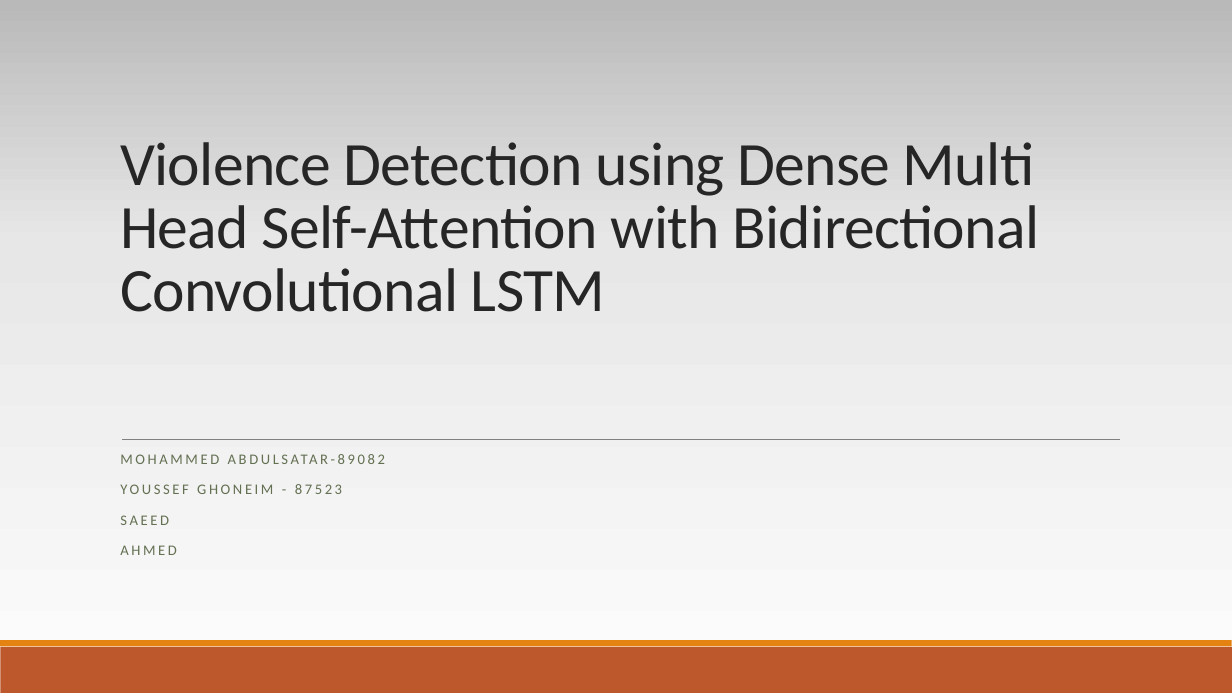
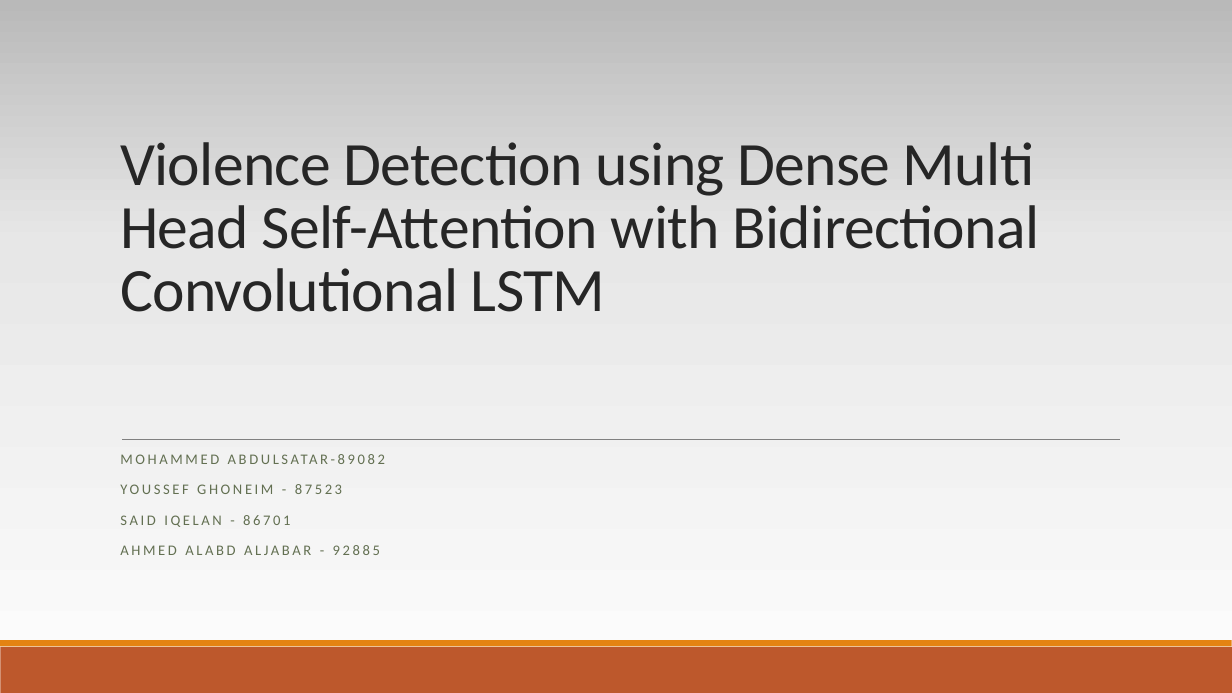
Before and after one commit to akvnn/violence-detection, a slide deck: slide 1 of Computer Vision Project 5.pptx. Drawn at 1232x693 pixels with LibreOffice and Linux fonts; fonts in the diff are those of the drawing. Boxes give left, top, right and bottom in pixels: in the first picture for what was removed or moved away, otherwise in the second. Text is boxed around its words. In the diff, an @@ line names an element or a change of style, - is before the commit and + after.

Commit message:
Pushing the presentation

```diff
--- a/Computer Vision Project 5.pptx
+++ b/Computer Vision Project 5.pptx
@@ subtitle at <box>120,515,380,555</box>: text changed @@
-SAEED
-AHMED
+SAID IQELAN - 86701
+AHMED ALABD ALJABAR - 92885
```
